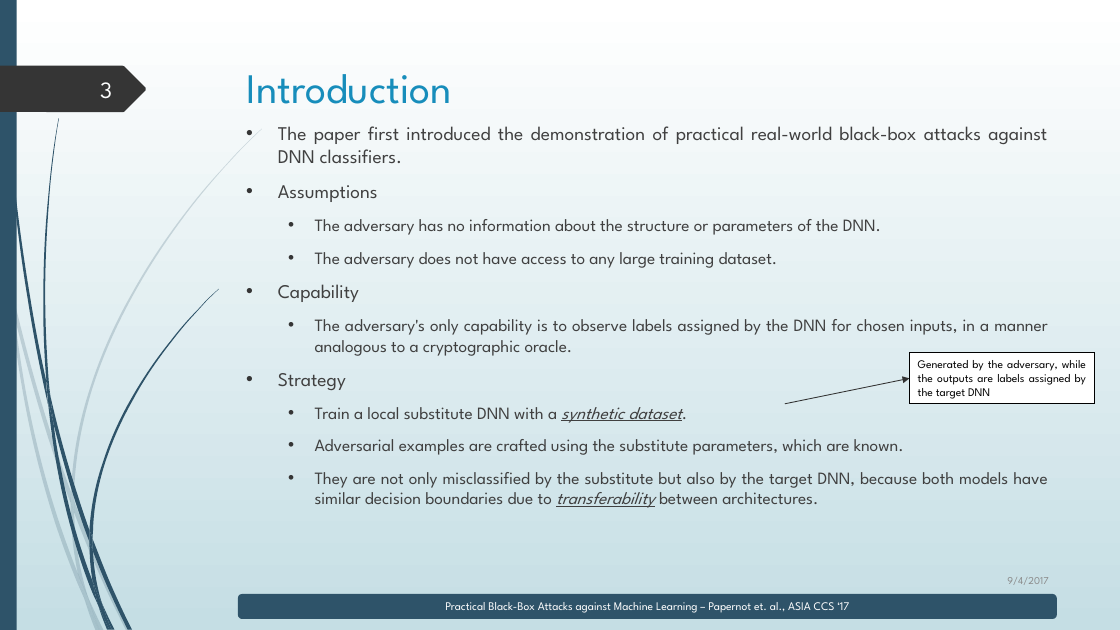
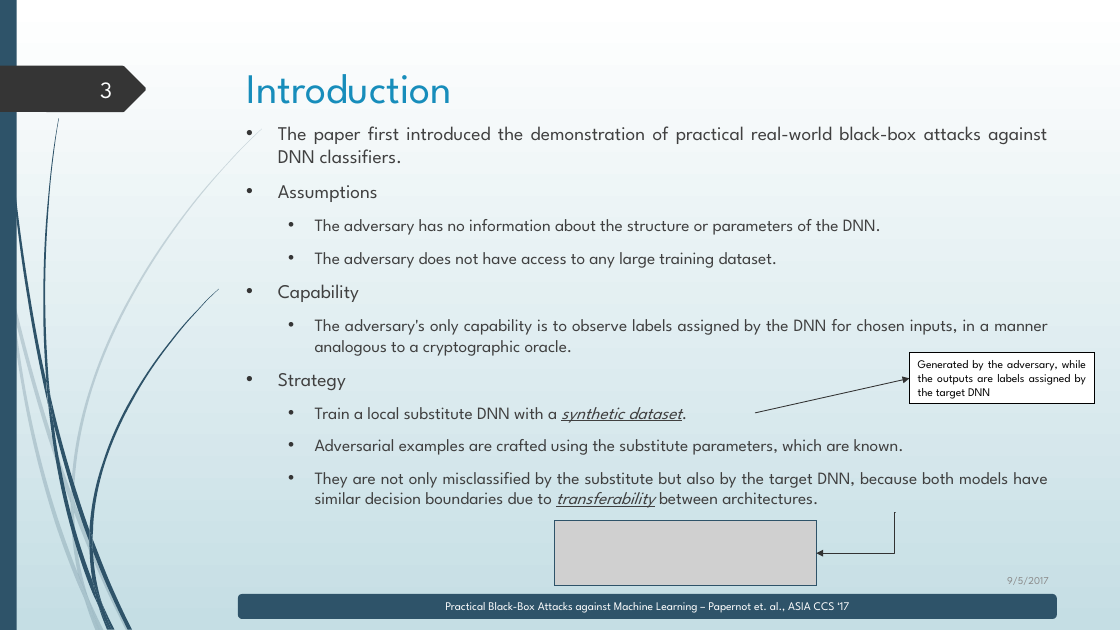
Before and after one commit to manaaralam/ntu-internship, a slide deck: slide 3 of Presentations/starting_work.pptx. Drawn at 1120x630 pixels with LibreOffice and Linux fonts; fonts in the diff are those of the drawing; grey boxes stand for pictures. Boxes give left, top, right and bottom in pixels: in the first picture for what was removed or moved away, otherwise in the second. Text is boxed around its words. In the diff, an @@ line names an element or a change of style, - is before the commit and + after.

```diff
--- a/Presentations/starting_work.pptx
+++ b/Presentations/starting_work.pptx
@@ arrow moved from (786, 404) - (910, 378) to (755, 413) - (910, 378) @@
@@ picture added at [555, 521, 817, 586] @@
@@ elbow arrow added from (896, 513) to (817, 553), #333333 0.75 pt @@
```
Also in this commit, not shown: 9 other slides changed, 12 slides added, 3 other files.
